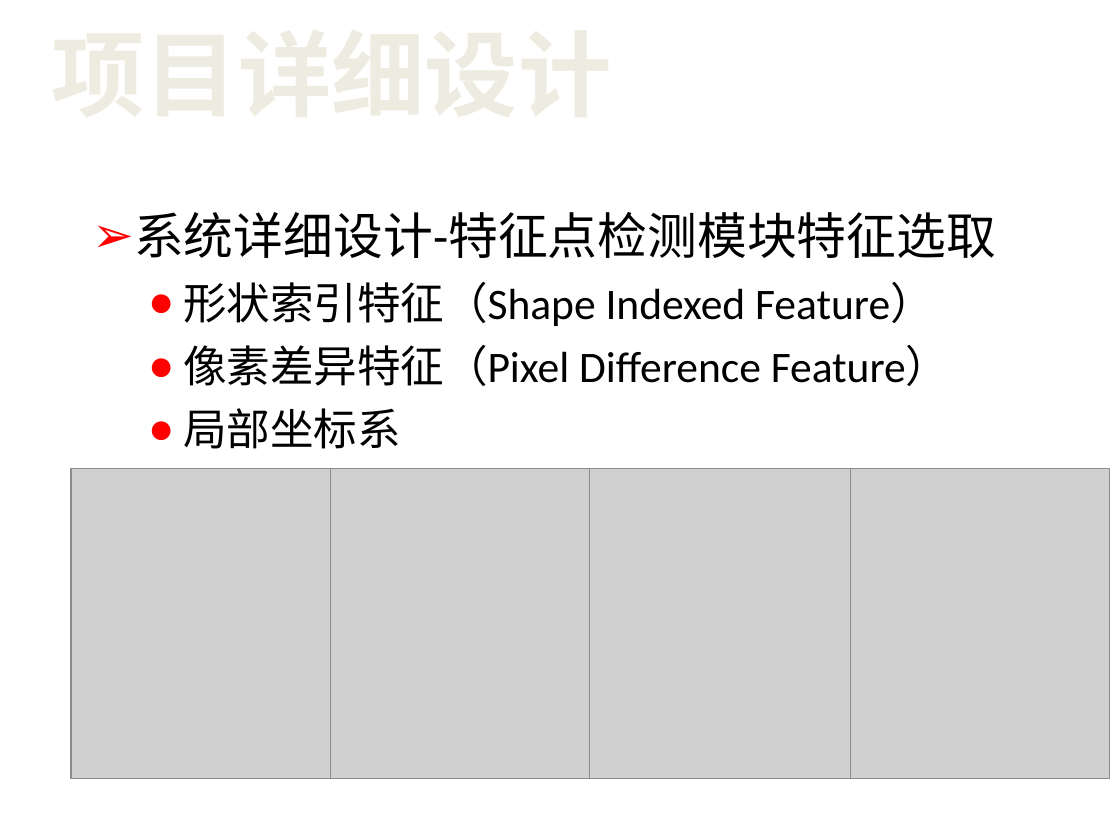
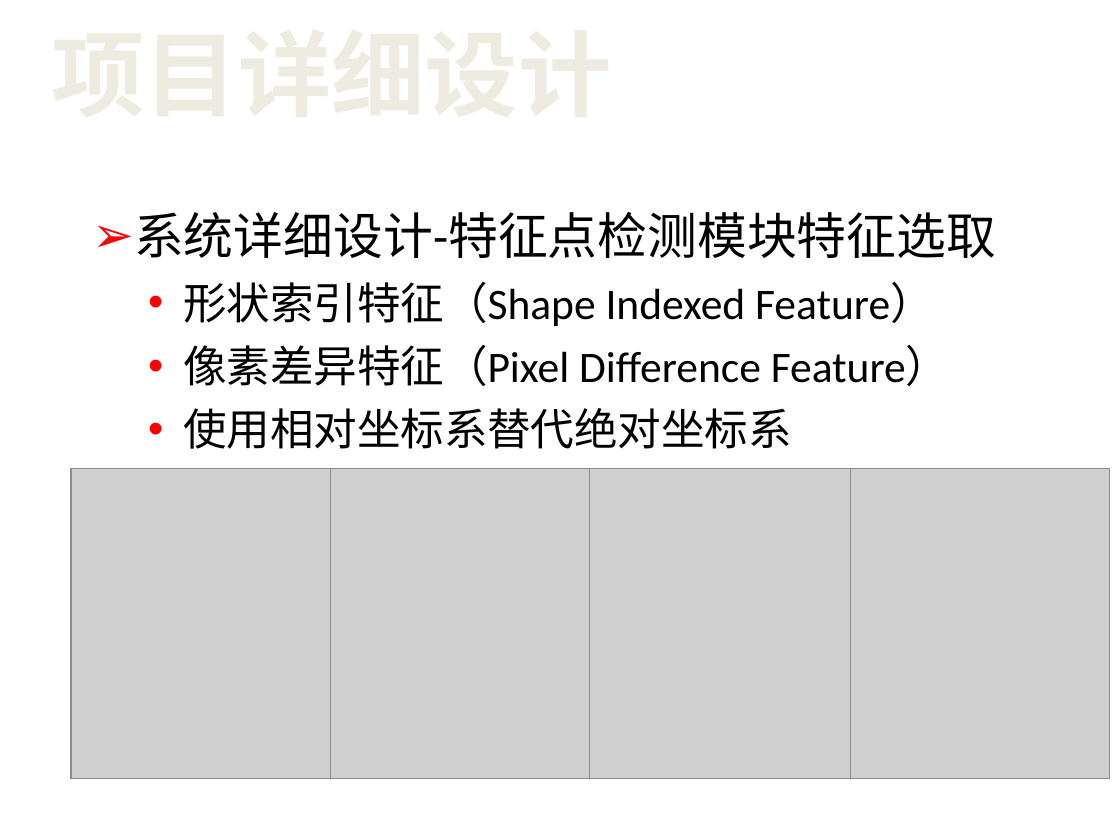
Before and after one commit to netbeen/BiyePaper, a slide deck: slide 16 of 答辩PPT.ppt. Drawn at 1120x840 pixels with LibreOffice and Linux fonts; fonts in the diff are those of the drawing; grey boxes stand for pictures; background and template pictures are left out. Boxes give left, top, right and bottom in pixels: in the first picture for what was removed or moved away, otherwise in the second. Text is boxed around its words. In the diff, an @@ line names an element or a change of style, - is before the commit and + after.

```diff
--- a/答辩PPT.ppt
+++ b/答辩PPT.ppt
@@ text at box(183, 408, 792, 449): text changed @@
-  ● 局部坐标系
+  • 使用相对坐标系替代绝对坐标系
```
Also in this commit, not shown: 18 other slides changed, 3 slides added, 7 slides removed, 11 other files.
